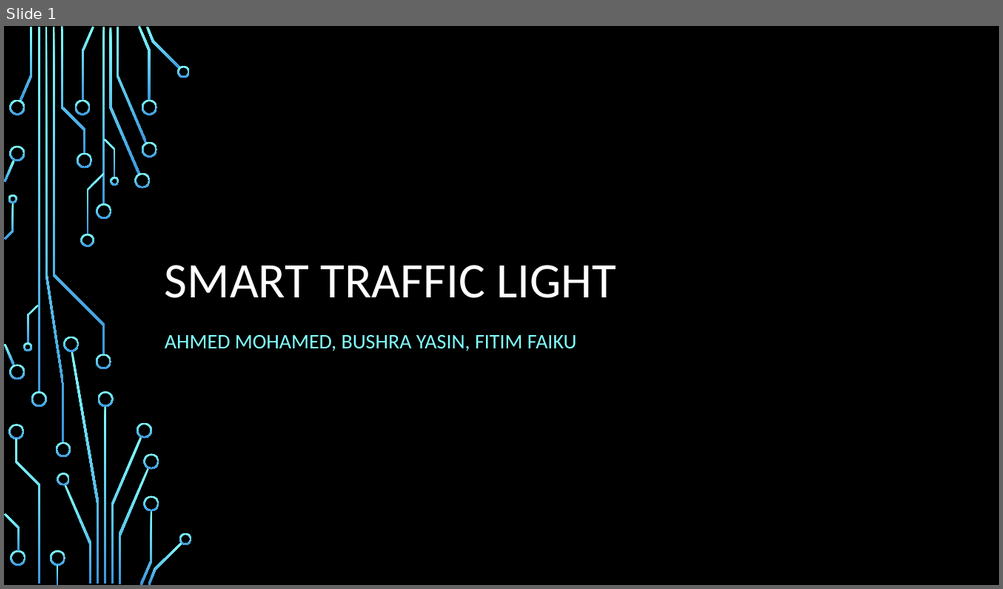
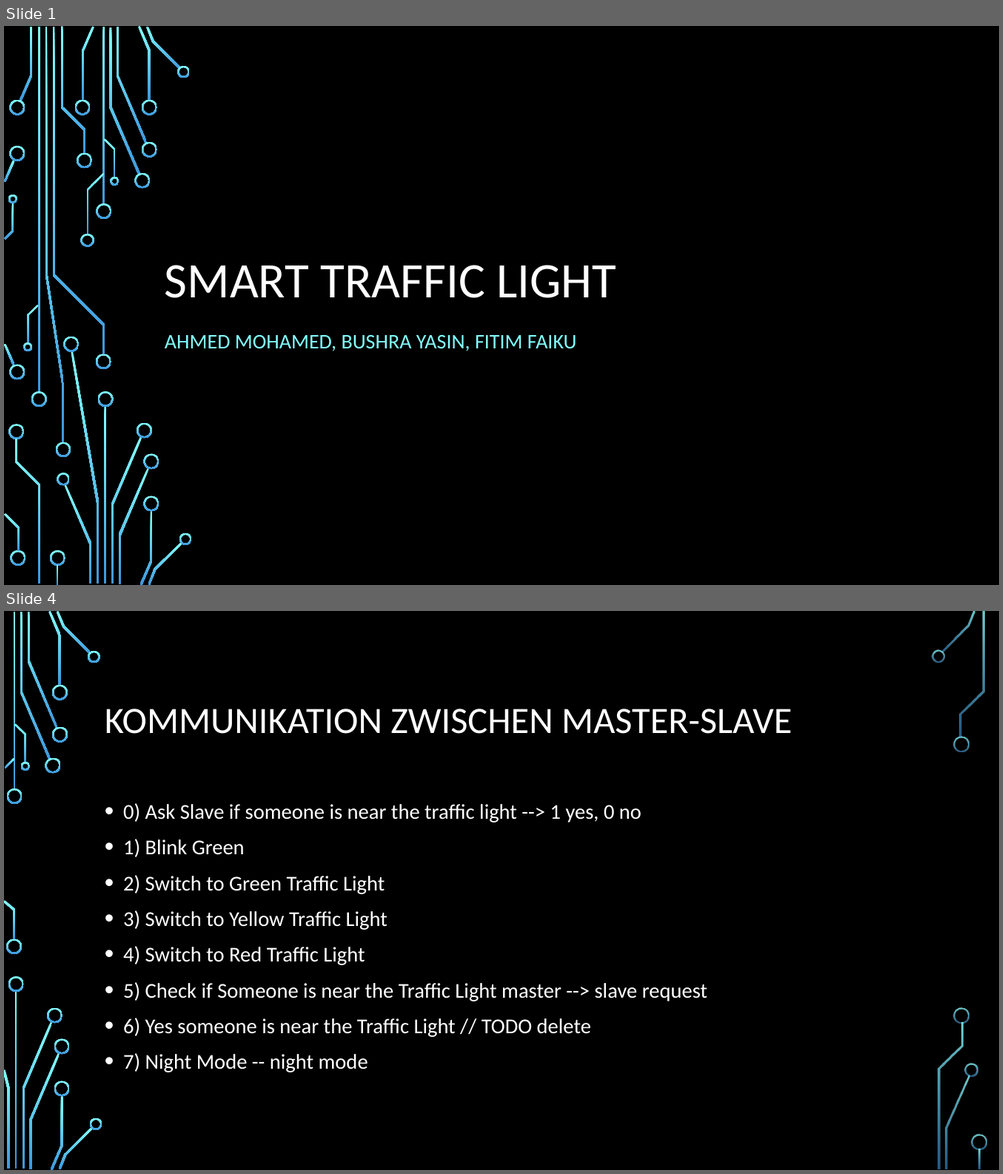
Before and after one commit to FitimFaiku/smart_traffic_light, a slide deck: Projektpräsentation.pptx. Shown one above the other, each under a label of ours: slide 1 before the commit, slides 1 and 4 after it; the slides between them are not shown. The pictures are 1003x589 and 1003x1174 pixels, drawn with LibreOffice and Linux fonts; fonts in the diff are those of the drawing; background and template pictures are left out. Boxes give left, top, right and bottom in pixels: in the first picture for what was removed or moved away, otherwise in the second. Text is boxed around its words. In the diff, an @@ line names an element or a change of style, - is before the commit and + after.

```diff
--- a/Projektpräsentation.pptx
+++ b/Projektpräsentation.pptx
@@ slide 4 added at [4,611,999,1170], background picture (left out) @@
@@ title added at [105,709,791,734], 36 pt, text #FFFFFF @@
+KOMMUNIKATION ZWISCHEN MASTER-SLAVE
@@ text added at [123,803,707,1073], 20.4 pt, text #FFFFFF @@
+• 0) Ask Slave if someone is near the traffic light --> 1 yes, 0 no
+• 1) Blink Green
+• 2) Switch to Green Traffic Light
+• 3) Switch to Yellow Traffic Light
+• 4) Switch to Red Traffic Light
+• 5) Check if Someone is near the Traffic Light master --> slave request
+• 6) Yes someone is near the Traffic Light // TODO delete
+• 7) Night Mode -- night mode
@@ group added at [4,611,987,1170]: 33 freeform shapes, 3 rectangles @@
```
Also in this commit, not shown: 1 slide changed, 1 other slide added.
